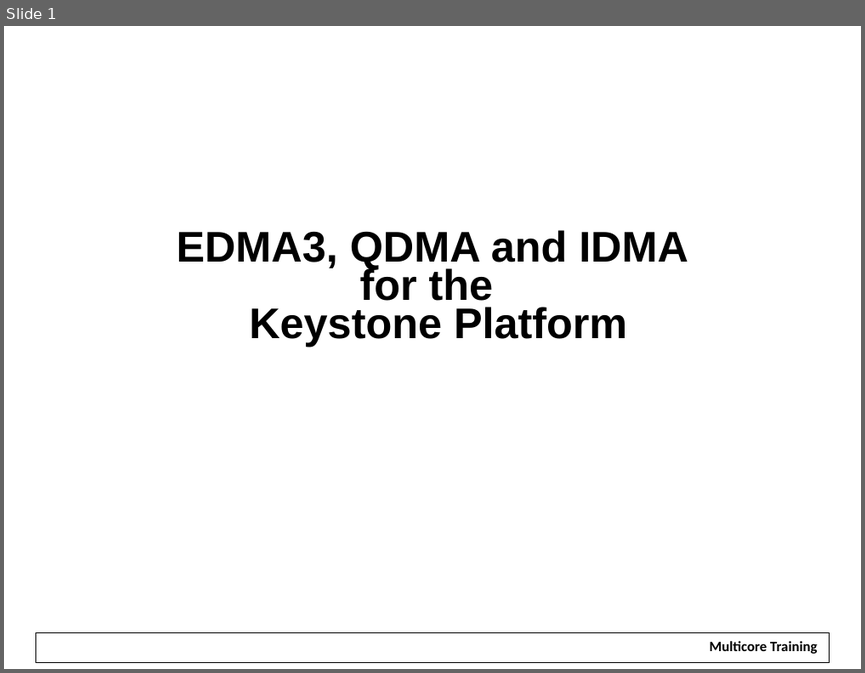
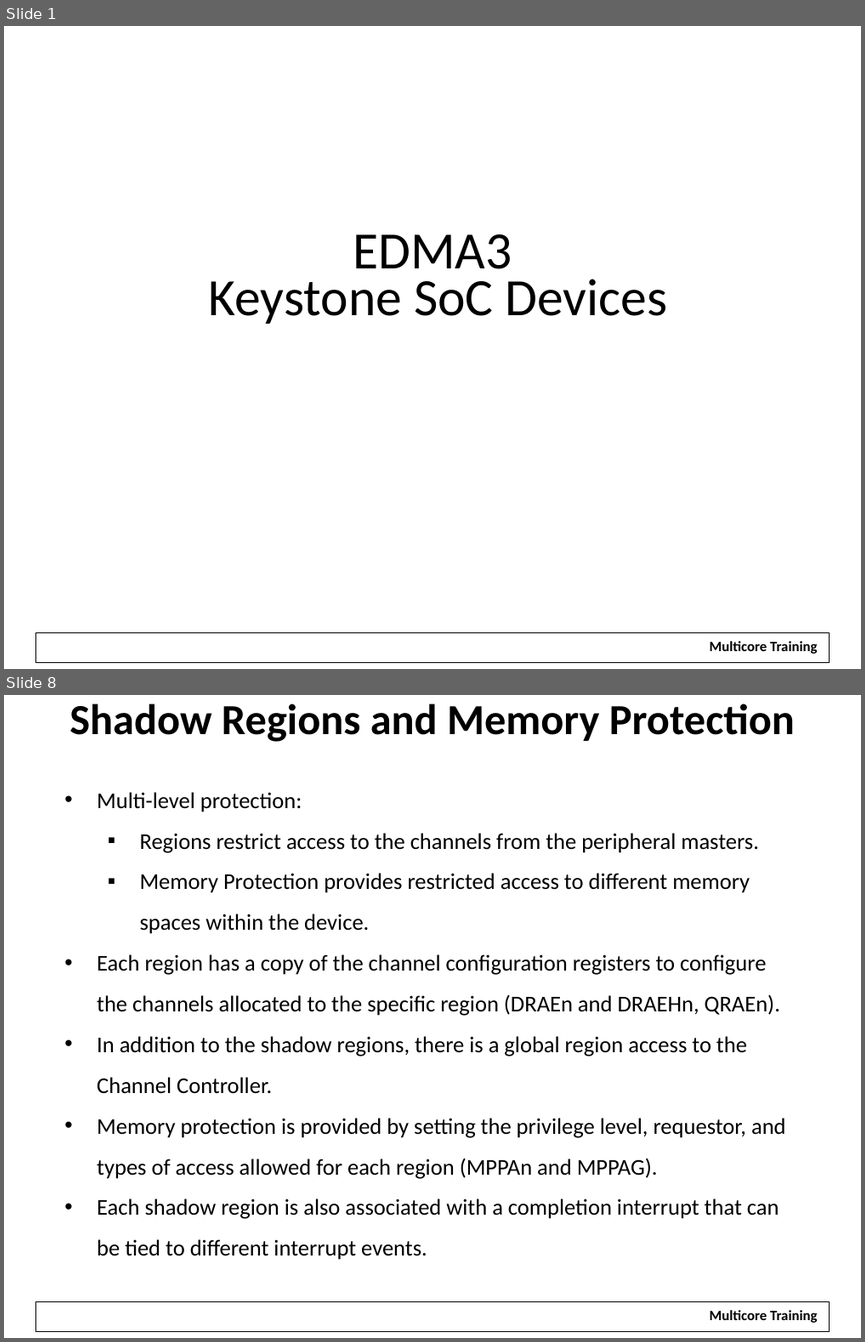
Before and after one commit to hari1989/keystone-workshop, a slide deck: slides/Intro to EDMA.pptx. Shown one above the other, each under a label of ours: slide 1 before the commit, slides 1 and 8 after it; the slides between them are not shown. The pictures are 865x673 and 865x1342 pixels, drawn with LibreOffice and Linux fonts; fonts in the diff are those of the drawing; background and template pictures are left out. Boxes give left, top, right and bottom in pixels: in the first picture for what was removed or moved away, otherwise in the second. Text is boxed around its words. In the diff, an @@ line names an element or a change of style, - is before the commit and + after.

Commit message:
Adding a slide on the multiple edma controllers in 6678

```diff
--- a/slides/Intro to EDMA.pptx
+++ b/slides/Intro to EDMA.pptx
@@ slide 8 added at (x1=4, y1=695, x2=861, y2=1338), background #FFFFFF; not listed: 2 template elements that a slide beside it also shows @@
@@ title added at (x1=69, y1=703, x2=794, y2=742), 36 pt, text #000000, bold @@
+Shadow Regions and Memory Protection
@@ text added at (x1=97, y1=792, x2=786, y2=1259), 19 pt, text #000000 @@
+• Multi-level protection:
+  ▪ Regions restrict access to the channels from the peripheral masters.
+  ▪ Memory Protection provides restricted access to different memory spaces within the device.
+• Each region has a copy of the channel configuration registers to configure the channels allocated to the specific region (DRAEn and DRAEHn, QRAEn).
+• In addition to the shadow regions, there is a global region access to the Channel Controller.
+• Memory protection is provided by setting the privilege level, requestor, and types of access allowed for each region (MPPAn and MPPAG).
+• Each shadow region is also associated with a completion interrupt that can be tied to different interrupt events.
@@ slide 1 changed as well @@
@@ title at (x1=209, y1=234, x2=668, y2=324): text changed; size 36 to 44 pt; font Arial to Calibri; bold off @@
-EDMA3, QDMA and IDMA
-for the
-Keystone Platform
+EDMA3
+Keystone SoC Devices
```
Also in this commit, not shown: 30 other slides changed, 25 other slides added, 90 slides removed.
